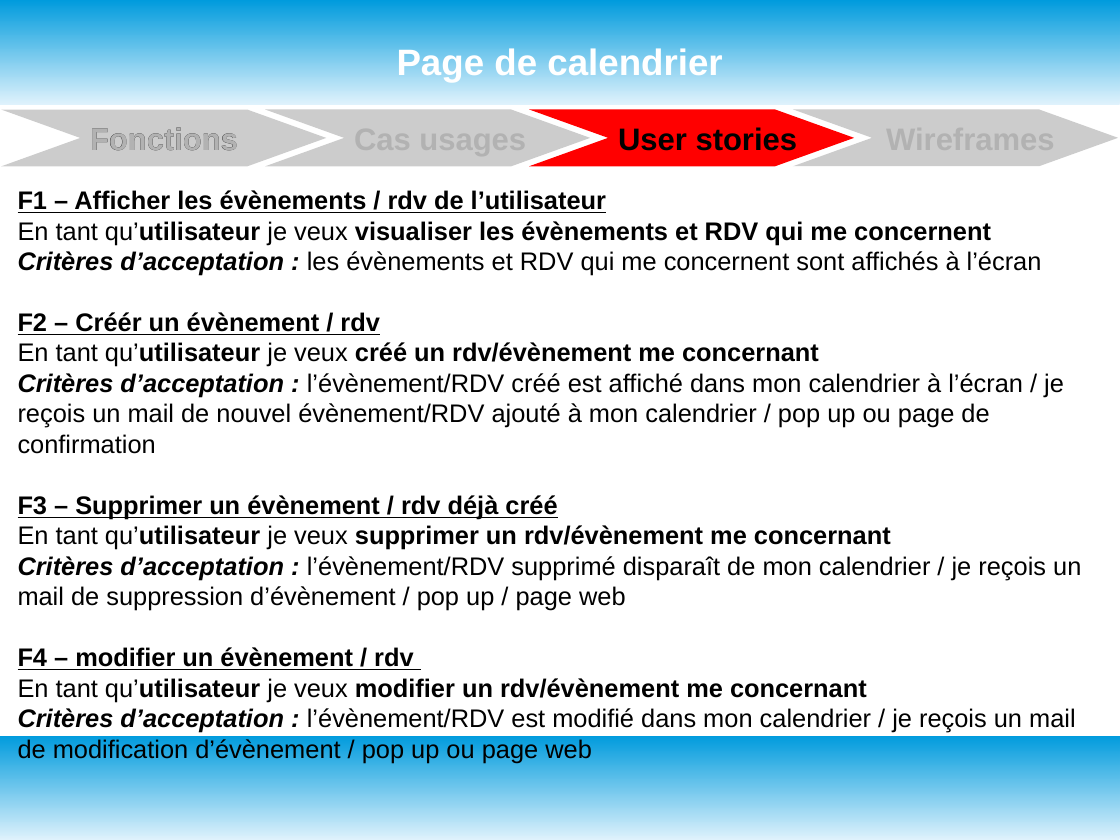
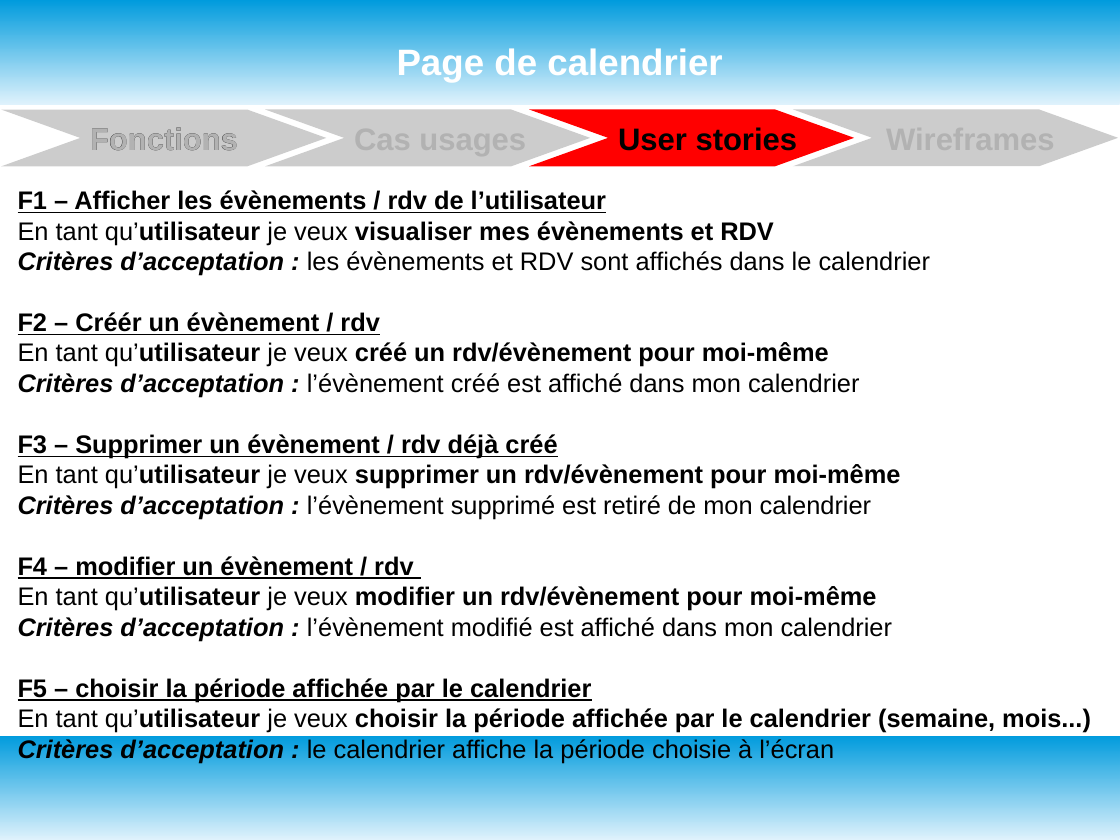
Before and after one commit to oliviersamin/P3_DesignezApplicationPythonAdapt-eBesoinsClient, a slide deck: slide 19 of P3_documentTravail.odp (slide 13 before the commit). Drawn at 1120x840 pixels with LibreOffice and Linux fonts; fonts in the diff are those of the drawing. Boxes give left, top, right and bottom in pixels: in the first picture for what was removed or moved away, otherwise in the second. Text is boxed around its words. In the diff, an @@ line names an element or a change of style, - is before the commit and + after.

Commit message:
Deuxième version des livrables après session mentorat. Use cases et user stories revues. Wireframes faits pour Desktop et Mobile. Pas encore de tableau Kanban. Fichiers Questions pour Julien

```diff
--- a/P3_documentTravail.odp
+++ b/P3_documentTravail.odp
@@ text at <box>18,221,930,276</box>: text changed; bold off @@
-En tant qu’utilisateur je veux visualiser les évènements et RDV qui me concernent
-Critères d’acceptation : les évènements et RDV qui me concernent sont affichés à l’écran
+En tant qu’utilisateur je veux visualiser mes évènements et RDV
+Critères d’acceptation : les évènements et RDV sont affichés dans le calendrier
@@ text at <box>18,342,859,397</box>: text changed; bold on @@
-En tant qu’utilisateur je veux créé un rdv/évènement me concernant
-Critères d’acceptation : l’évènement/RDV créé est affiché dans mon calendrier à l’écran / je reçois un mail de nouvel évènement/RDV ajouté à mon calendrier / pop up ou page de confirmation
+En tant qu’utilisateur je veux créé un rdv/évènement pour moi-même
+Critères d’acceptation : l’évènement créé est affiché dans mon calendrier
@@ text at <box>18,464,901,519</box>: text changed; bold on @@
-En tant qu’utilisateur je veux supprimer un rdv/évènement me concernant
-Critères d’acceptation : l’évènement/RDV supprimé disparaît de mon calendrier / je reçois un mail de suppression d’évènement / pop up / page web
+En tant qu’utilisateur je veux supprimer un rdv/évènement pour moi-même
+Critères d’acceptation : l’évènement supprimé est retiré de mon calendrier
@@ text at <box>18,586,1091,763</box>: text changed; bold on @@
-En tant qu’utilisateur je veux modifier un rdv/évènement me concernant
-Critères d’acceptation : l’évènement/RDV est modifié dans mon calendrier / je reçois un mail de modification d’évènement / pop up ou page web
+En tant qu’utilisateur je veux modifier un rdv/évènement pour moi-même
+Critères d’acceptation : l’évènement modifié est affiché dans mon calendrier
+F5 – choisir la période affichée par le calendrier
+En tant qu’utilisateur je veux choisir la période affichée par le calendrier (semaine, mois...)
+Critères d’acceptation : le calendrier affiche la période choisie à l’écran
```
Also in this commit, not shown: 11 other slides changed, 4 slides added, 2 slides removed, 1 other file.
